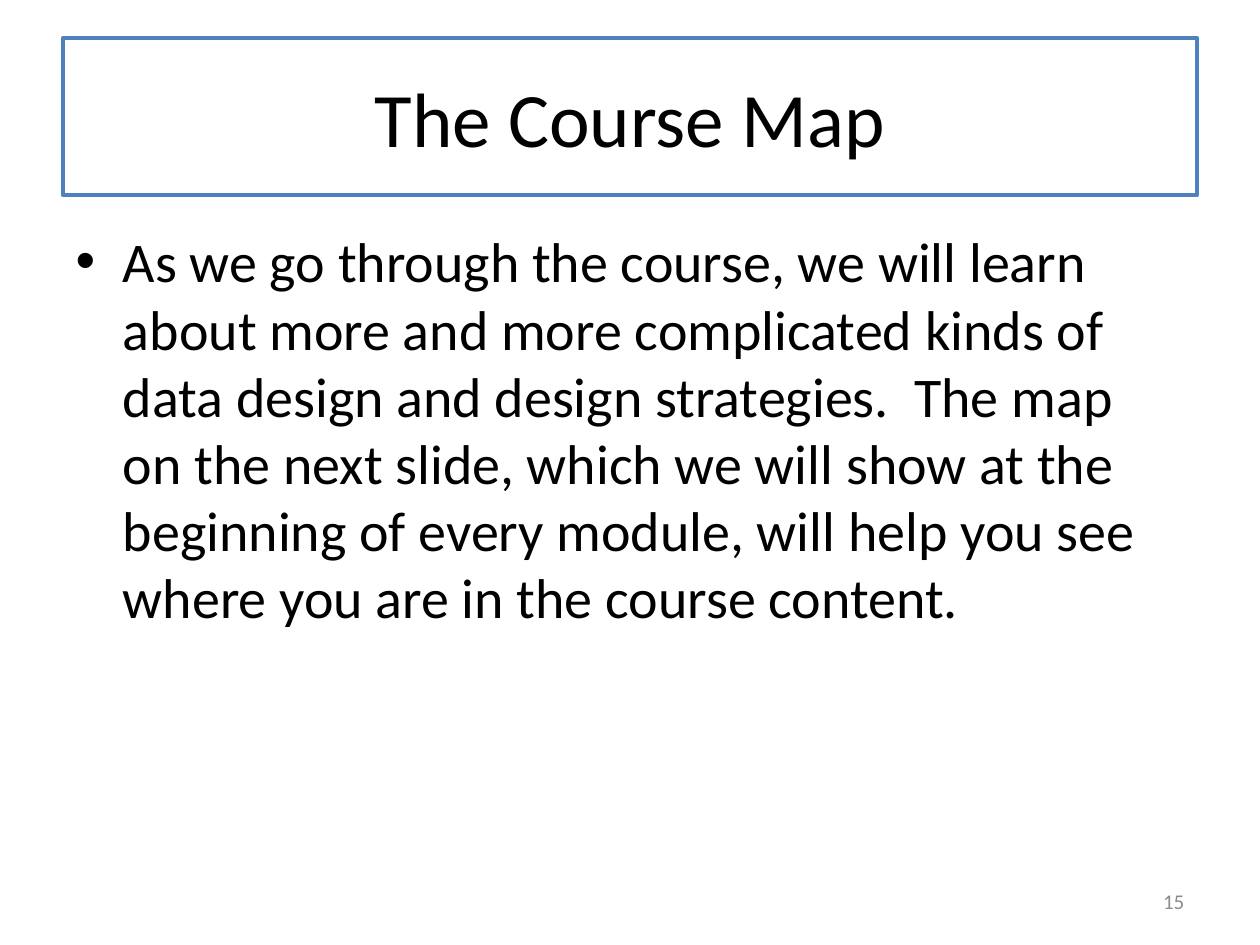
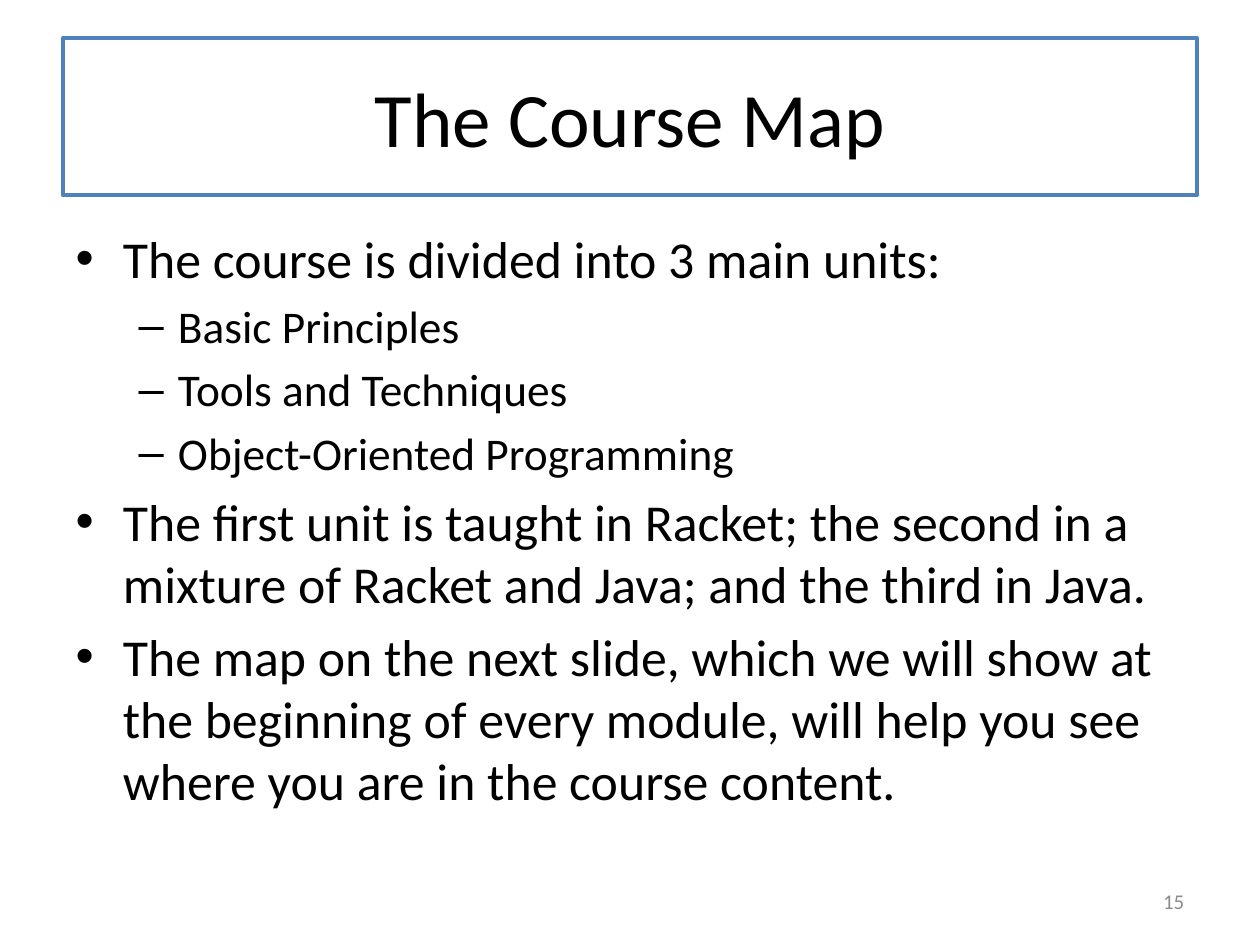
Before and after one commit to mwand/cs5010f17, a slide deck: slide 15 of Slides/Lesson 0.1 Goals of this Course.pptx. Drawn at 1260x945 pixels with LibreOffice and Linux fonts; fonts in the diff are those of the drawing. Boxes give left, top, right and bottom in pixels: in the first picture for what was removed or moved away, otherwise in the second. Text is boxed around its words. In the diff, an @@ line names an element or a change of style, - is before the commit and + after.

Commit message:
finished module00; some old files deleted

```diff
--- a/Slides/Lesson 0.1 Goals of this Course.pptx
+++ b/Slides/Lesson 0.1 Goals of this Course.pptx
@@ text at (x1=123, y1=242, x2=1152, y2=809): text changed; size 32 to 29.6 pt @@
-• As we go through the course, we will learn about more and more complicated kinds of data design and design strategies. The map on the next slide, which we will show at the beginning of every module, will help you see where you are in the course content.
+• The course is divided into 3 main units:
+  – Basic Principles
+  – Tools and Techniques
+  – Object-Oriented Programming
+• The first unit is taught in Racket; the second in a mixture of Racket and Java; and the third in Java.
+• The map on the next slide, which we will show at the beginning of every module, will help you see where you are in the course content.
```
Also in this commit, not shown: 2 other slides changed, 1 slide added, 1 slide removed, 44 other files.
